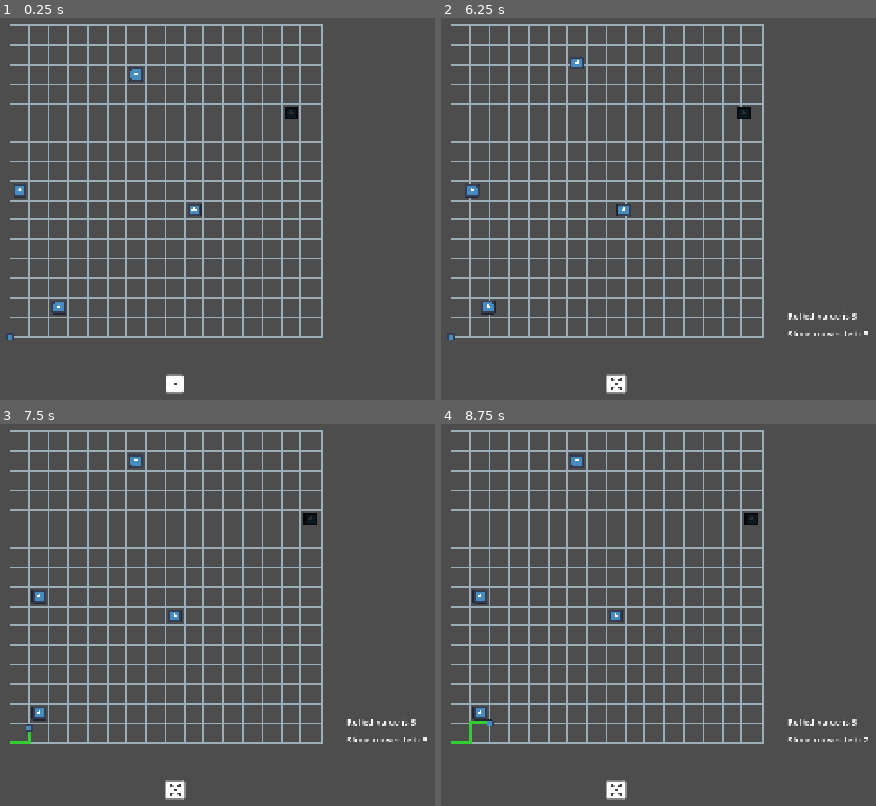
Above: before the commit, frames 1-4 (two rows, left to right).
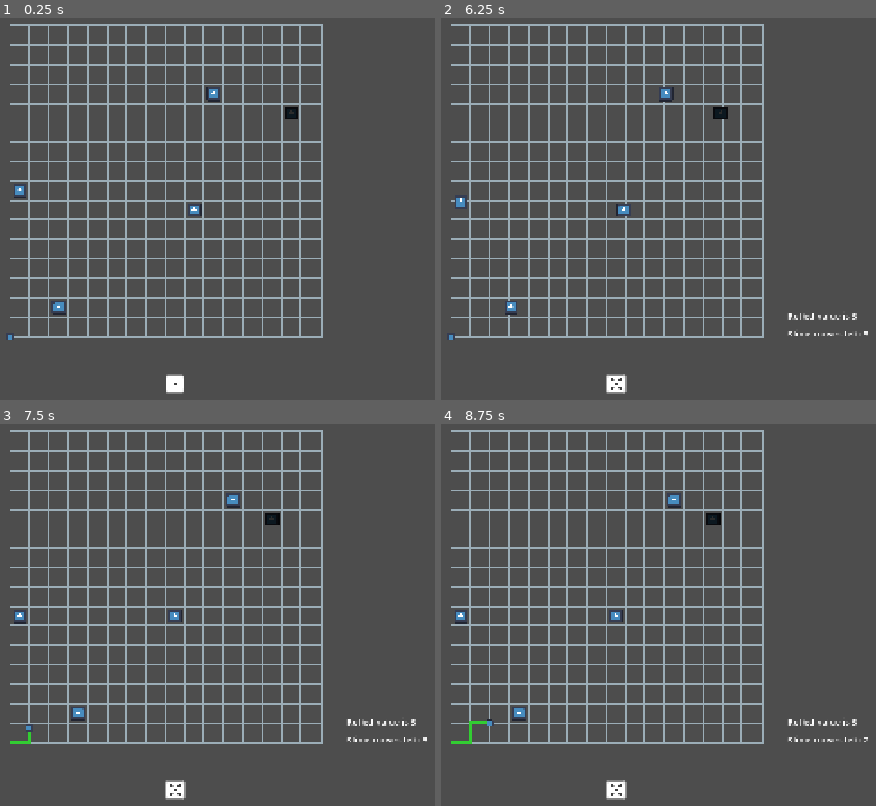
Above: after the commit, the same moments.

Repository: Sooshimi/mould
Game: Godot game, scene res://scenes/main.tscn
The game is run twice, just before and just after one commit, with the same random seed, the same clock (stepped at 60 frames per second) and the same inputs. The engine's default icon, where the game draws it, is replaced by a stand-in: a white triangle on a blue panel in a dark square.
Inputs (mouse positions are in pixels of both pictures, inside the frame that each line leads up to):
- Up to frame 1 (0.25 s): no input
- Up to frame 2 (6.25 s): click (615, 384) at 0.5 s; tap Enter at 1.25, 2.75, 4.25 s; hold D (right) 1.28-2.03 s; tap Space at 2, 3.5, 5 s; hold S (down) 2.03-2.78 s; hold D (right) 2.78-3.53 s; hold W (up) 3.53-4.28 s; hold A (left) 4.28-5.78 s; hold S (down) from 5.78 s (still down)
- Up to frame 3 (7.5 s): release S (down) at 6.53 s; hold D (right) 6.53-7.28 s; hold W (up) from 7.28 s (still down)
- Up to frame 4 (8.75 s): release W (up) at 8.03 s; hold D (right) from 8.03 s (still down)

The runs differ from the first frame. In frame 1, 0.2% of the frame differs, in the area x 29-51%, y 12-22%; in frame 2, 0.6%, in the area x 3-72%, y 10-78%; in frame 3, 0.6%; in frame 4, 0.6%.

Commit message:
Add wolf

Diff:
--- a/project.godot
+++ b/project.godot
@@ -69,6 +69,7 @@
 2d_physics/layer_2="slime"
 2d_physics/layer_3="human"
 2d_physics/layer_4="cell"
+2d_physics/layer_5="wolf"
 
 [rendering]
 
--- a/scenes/cell.tscn
+++ b/scenes/cell.tscn
@@ -23,10 +23,10 @@
 grow_vertical = 2
 color = Color(0, 0.564706, 0, 1)
 
-[node name="Top" type="Area2D" parent="."]
+[node name="Top" type="Area2D" parent="." groups=["cell"]]
 position = Vector2(0, -4)
 collision_layer = 8
-collision_mask = 6
+collision_mask = 22
 
 [node name="CollisionShape2D" type="CollisionShape2D" parent="Top"]
 position = Vector2(0, -3)
@@ -35,7 +35,7 @@
 [node name="Bottom" type="Area2D" parent="."]
 position = Vector2(0, 4)
 collision_layer = 8
-collision_mask = 6
+collision_mask = 22
 
 [node name="CollisionShape2D" type="CollisionShape2D" parent="Bottom"]
 position = Vector2(0, 3)
@@ -45,7 +45,7 @@
 position = Vector2(-4, 0)
 rotation = 1.5708
 collision_layer = 8
-collision_mask = 6
+collision_mask = 22
 
 [node name="CollisionShape2D" type="CollisionShape2D" parent="Left"]
 position = Vector2(1.0859971e-05, 3)
@@ -55,7 +55,7 @@
 position = Vector2(4, 0)
 rotation = -1.5708
 collision_layer = 8
-collision_mask = 6
+collision_mask = 22
 
 [node name="CollisionShape2D" type="CollisionShape2D" parent="Right"]
 position = Vector2(-1.0859971e-05, 3)
--- a/scenes/human.tscn
+++ b/scenes/human.tscn
@@ -6,9 +6,15 @@
 [sub_resource type="RectangleShape2D" id="RectangleShape2D_371uh"]
 size = Vector2(22, 22)
 
+[sub_resource type="CircleShape2D" id="CircleShape2D_cwf78"]
+radius = 28.0
+
+[sub_resource type="CircleShape2D" id="CircleShape2D_4otcn"]
+radius = 10.049875
+
 [node name="Human" type="CharacterBody2D"]
 collision_layer = 4
-collision_mask = 8
+collision_mask = 9
 script = ExtResource("1_cwf78")
 
 [node name="Sprite2D" type="Sprite2D" parent="."]
@@ -17,6 +23,20 @@
 
 [node name="CollisionShape2D" type="CollisionShape2D" parent="."]
 shape = SubResource("RectangleShape2D_371uh")
+
+[node name="DetectArea" type="Area2D" parent="."]
+collision_layer = 16
+collision_mask = 16
+
+[node name="CollisionShape2D" type="CollisionShape2D" parent="DetectArea"]
+shape = SubResource("CircleShape2D_cwf78")
+
+[node name="KilledArea" type="Area2D" parent="."]
+collision_layer = 4
+collision_mask = 16
+
+[node name="CollisionShape2D" type="CollisionShape2D" parent="KilledArea"]
+shape = SubResource("CircleShape2D_4otcn")
 
 [node name="Up" type="RayCast2D" parent="."]
 position = Vector2(0, -15)
@@ -45,3 +65,6 @@
 collision_mask = 5
 hit_from_inside = true
 collide_with_areas = true
+
+[connection signal="body_entered" from="DetectArea" to="." method="_on_wolf_detect_area_body_entered"]
+[connection signal="body_entered" from="KilledArea" to="." method="_on_killed_area_body_entered"]
--- a/scenes/main.tscn
+++ b/scenes/main.tscn
@@ -44,7 +44,7 @@
 position = Vector2(749.31335, 404.96646)
 
 [node name="Human4" parent="." instance=ExtResource("6_tipki")]
-position = Vector2(644.5076, 161.01526)
+position = Vector2(784.0743, 196.09969)
 
 [node name="Wolf" parent="." instance=ExtResource("7_85g3d")]
 position = Vector2(923.8152, 230.6943)
@@ -58,26 +58,26 @@
 position = Vector2(401, 73)
 
 [node name="CollisionShape2D" type="CollisionShape2D" parent="GridBoundaryLeft"]
-position = Vector2(-3.9592285, 282.23367)
+position = Vector2(-0.23370361, 282.23367)
 shape = SubResource("RectangleShape2D_o6xl0")
 
 [node name="GridBoundaryRight" type="Area2D" parent="."]
 position = Vector2(393, 73)
 
 [node name="CollisionShape2D" type="CollisionShape2D" parent="GridBoundaryRight"]
-position = Vector2(608, 289)
+position = Vector2(600.54895, 289)
 shape = SubResource("RectangleShape2D_o6xl0")
 
 [node name="GridBoundaryTop" type="Area2D" parent="."]
 position = Vector2(397, 77)
 
 [node name="CollisionShape2D" type="CollisionShape2D" parent="GridBoundaryTop"]
-position = Vector2(307, -21)
+position = Vector2(302.65356, -16.032639)
 shape = SubResource("RectangleShape2D_tipki")
 
 [node name="GridBoundaryBottom" type="Area2D" parent="."]
 position = Vector2(397, 69)
 
 [node name="CollisionShape2D" type="CollisionShape2D" parent="GridBoundaryBottom"]
-position = Vector2(303, 585)
+position = Vector2(303, 577.54895)
 shape = SubResource("RectangleShape2D_tipki")
--- a/scenes/wolf.tscn
+++ b/scenes/wolf.tscn
@@ -6,9 +6,12 @@
 [sub_resource type="RectangleShape2D" id="RectangleShape2D_371uh"]
 size = Vector2(22, 22)
 
+[sub_resource type="CircleShape2D" id="CircleShape2D_jrowp"]
+radius = 159.0
+
 [node name="Wolf" type="CharacterBody2D"]
-collision_layer = 4
-collision_mask = 8
+collision_layer = 16
+collision_mask = 4
 script = ExtResource("1_jrowp")
 
 [node name="Sprite2D" type="Sprite2D" parent="."]
@@ -18,6 +21,13 @@
 
 [node name="CollisionShape2D" type="CollisionShape2D" parent="."]
 shape = SubResource("RectangleShape2D_371uh")
+
+[node name="DetectArea" type="Area2D" parent="."]
+collision_layer = 16
+collision_mask = 4
+
+[node name="CollisionShape2D" type="CollisionShape2D" parent="DetectArea"]
+shape = SubResource("CircleShape2D_jrowp")
 
 [node name="Up" type="RayCast2D" parent="."]
 position = Vector2(0, -15)
@@ -46,3 +56,6 @@
 collision_mask = 5
 hit_from_inside = true
 collide_with_areas = true
+
+[connection signal="body_entered" from="DetectArea" to="." method="_on_human_detect_area_body_entered"]
+[connection signal="body_exited" from="DetectArea" to="." method="_on_human_detect_area_body_exited"]
--- a/scripts/AI.gd
+++ b/scripts/AI.gd
@@ -1,6 +1,7 @@
 @abstract
 class_name AI extends CharacterBody2D
 
+@onready var detect_area := $DetectArea
 @onready var sprite := $Sprite2D
 @onready var up := $Up
 @onready var down := $Down
@@ -23,7 +24,7 @@
 func on_dice_rolled(_new_value) -> void:
 	move()
 
-func pick_random_direction() -> Vector2:
+func pick_direction() -> Vector2:
 	var directions := [move_up, move_down, move_left, move_right] # Up, Down, Left, Right
 
 	if up.is_colliding():
@@ -43,7 +44,7 @@
 	return direction
 
 func move() -> void:
-	direction = pick_random_direction()
+	direction = pick_direction()
 	var target_position = global_position + (direction * tile_size)
 
 	# If there's an existing tween, terminate it. Prevents multiple tweens running at the same time.
--- a/scripts/characters/human.gd
+++ b/scripts/characters/human.gd
@@ -1,2 +1,32 @@
 extends AI
 class_name Human
+
+var caught_by_wolf := false
+var die_next_turn := false
+
+func pick_direction() -> Vector2:
+	if not caught_by_wolf:
+		var directions := [move_up, move_down, move_left, move_right] # Up, Down, Left, Right
+
+		if up.is_colliding():
+			directions.erase(move_up)
+		if down.is_colliding():
+			directions.erase(move_down)
+		if left.is_colliding():
+			directions.erase(move_left)
+		if right.is_colliding():
+			directions.erase(move_right)
+
+		if directions.size() > 0:
+			direction = directions[randi() % directions.size()]
+		else:
+			direction = Vector2.ZERO
+		return direction
+	else:
+		return Vector2.ZERO
+
+func _on_wolf_detect_area_body_entered(_body: Wolf) -> void:
+	caught_by_wolf = true
+
+func _on_killed_area_body_entered(_body: Wolf):
+	queue_free()
--- a/scripts/characters/wolf.gd
+++ b/scripts/characters/wolf.gd
@@ -1,2 +1,45 @@
 extends AI
 class_name Wolf
+
+var humans_detected := []
+var human_to_chase: Human
+
+func pick_direction() -> Vector2:
+	if humans_detected.size() > 0:
+		human_to_chase = humans_detected[0]
+		var target := human_to_chase.global_position
+		var delta = target - global_position
+		if abs(delta.x) > abs(delta.y):
+			if delta.x > 0:
+				return move_right
+			else:
+				return move_left
+		else:
+			if delta.y > 0:
+				return move_down
+			else:
+				return move_up
+	else:
+		var directions := [move_up, move_down, move_left, move_right] # Up, Down, Left, Right
+
+		if up.is_colliding():
+			directions.erase(move_up)
+		if down.is_colliding():
+			directions.erase(move_down)
+		if left.is_colliding():
+			directions.erase(move_left)
+		if right.is_colliding():
+			directions.erase(move_right)
+
+		if directions.size() > 0:
+			direction = directions[randi() % directions.size()]
+		else:
+			direction = Vector2.ZERO
+
+		return direction
+
+func _on_human_detect_area_body_entered(body: Human):
+	humans_detected.append(body)
+
+func _on_human_detect_area_body_exited(body: Human):
+	humans_detected.erase(body)
Not shown: 1 places in scenes/human.tscn that only renumber resources
Not shown: 1 places in scenes/wolf.tscn that only renumber resources
